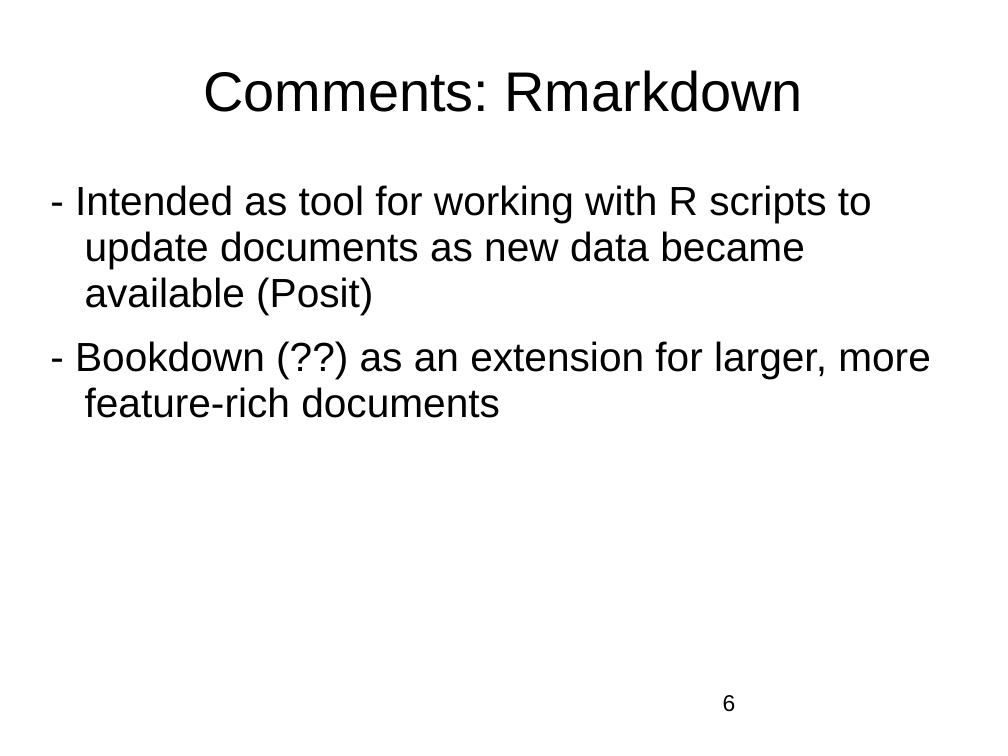
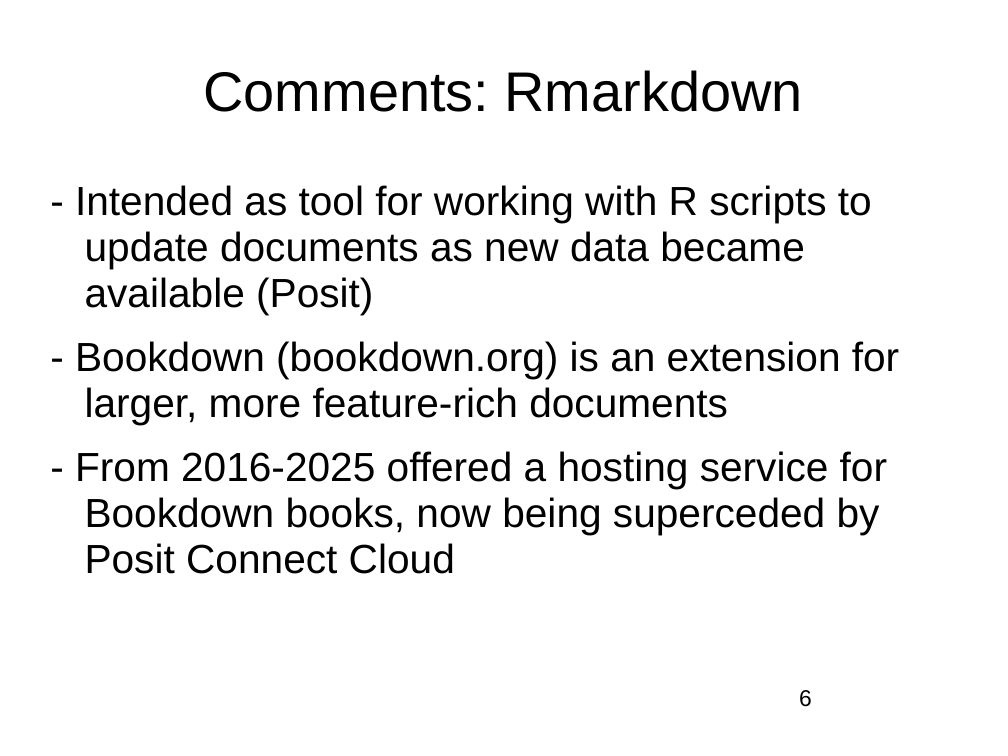
Before and after one commit to nashjc/Partridges, a slide deck: slide 6 of LinuxOttawa20260108.odp. Drawn at 1008x756 pixels with LibreOffice and Linux fonts; fonts in the diff are those of the drawing; background and template pictures are left out. Boxes give left, top, right and bottom in pixels: in the first picture for what was removed or moved away, otherwise in the second. Text is boxed around its words. In the diff, an @@ line names an element or a change of style, - is before the commit and + after.

```diff
--- a/LinuxOttawa20260108.odp
+++ b/LinuxOttawa20260108.odp
@@ text at box(75, 341, 899, 574): text changed @@
-- Bookdown (??) as an extension for larger, more feature-rich documents
+- Bookdown (bookdown.org) is an extension for larger, more feature-rich documents
+- From 2016-2025 offered a hosting service for Bookdown books, now being superceded by Posit Connect Cloud
@@ page number: place and size @@
-page number at box(723, 695, 736, 712)
+page number at box(799, 690, 812, 707)
```
Also in this commit, not shown: 11 other slides changed.
